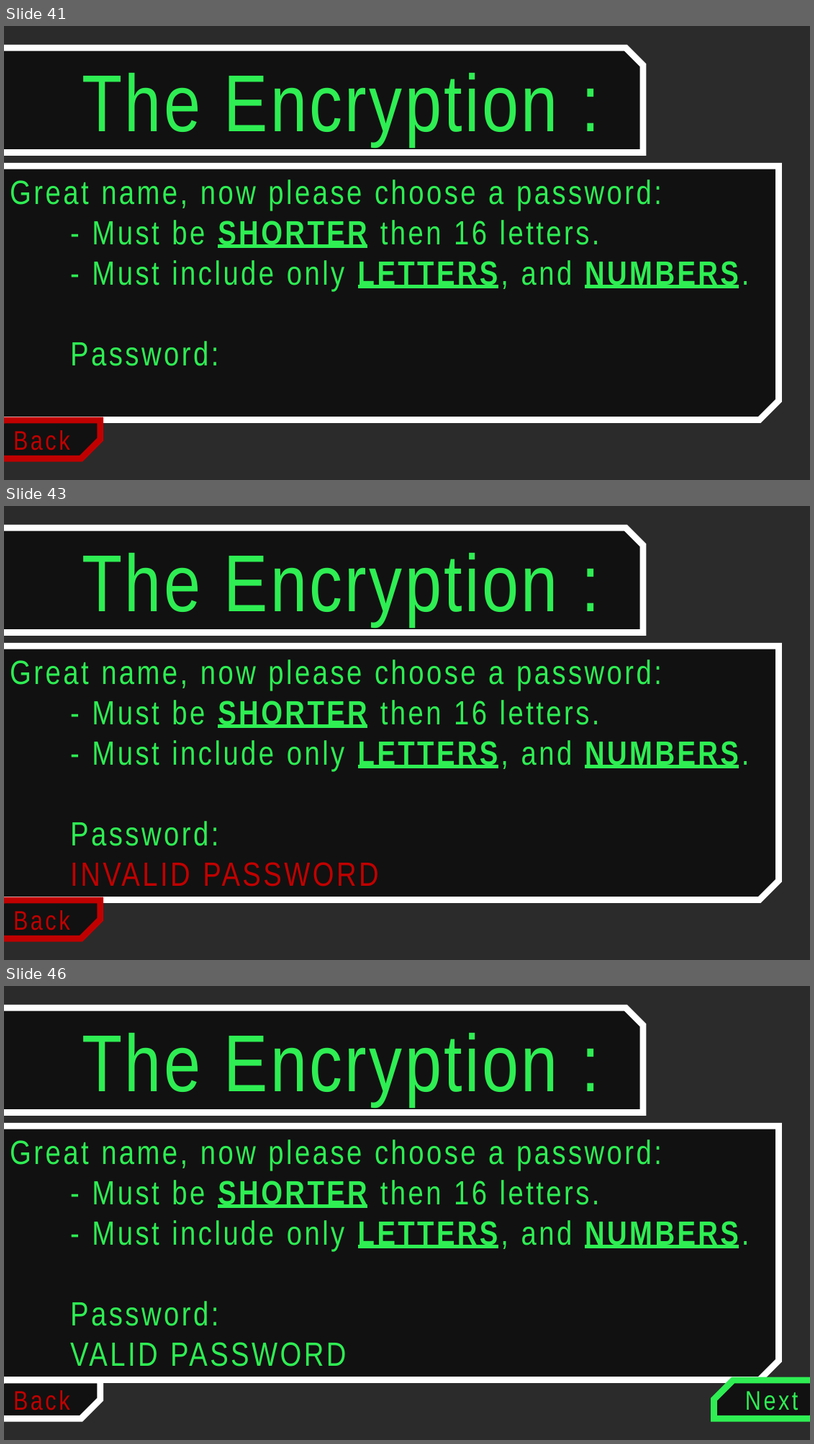
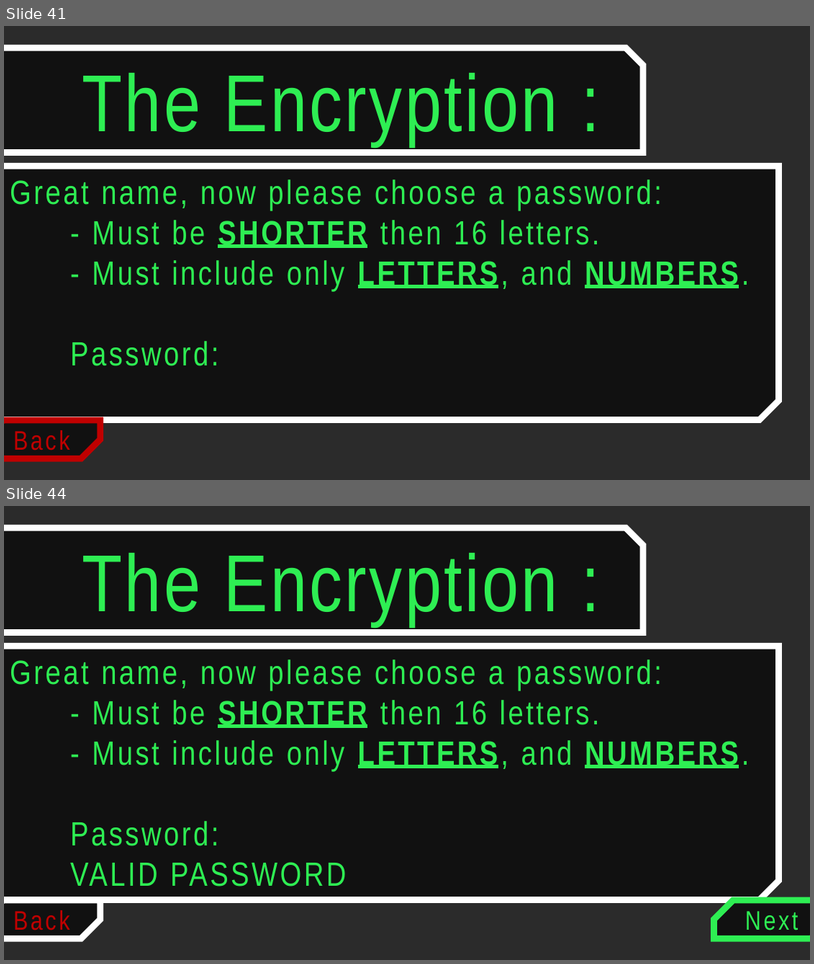
Before and after one commit to OmerWexler/Cyber-Assembly-Project, a slide deck: Screens/Presentation1.pptx. Shown one above the other, each under a label of ours: slides 41, 43 and 46 before the commit, slides 41 and 44 after it; the slides between them are not shown. The pictures are 814x1444 and 814x964 pixels, drawn with LibreOffice and Linux fonts; fonts in the diff are those of the drawing; background and template pictures are left out; a plain dark background stands for a picture behind light text. Boxes give left, top, right and bottom in pixels: in the first picture for what was removed or moved away, otherwise in the second. Text is boxed around its words. In the diff, an @@ line names an element or a change of style, - is before the commit and + after.

```diff
--- a/Screens/Presentation1.pptx
+++ b/Screens/Presentation1.pptx
@@ slide 43 removed at (4, 506, 810, 960), background picture (left out) @@
@@ snip diag rect removed at (4, 528, 643, 633) @@
@@ text removed at (82, 553, 558, 626) @@
-The Encryption :
@@ snip diag rect removed at (4, 646, 779, 899) @@
@@ text removed at (10, 659, 749, 886) @@
-Great name, now please choose a password:
-- Must be SHORTER then 16 letters.
-- Must include only LETTERS, and NUMBERS.
-Password:
-INVALID PASSWORD
@@ snip diag rect removed at (4, 900, 100, 938) @@
@@ text removed at (13, 910, 70, 930) @@
-Back
@@ what was slide 46 is now slide 44 @@
```
Also in this commit, not shown: 2 slides changed, 1 other slide removed, 18 other files.
